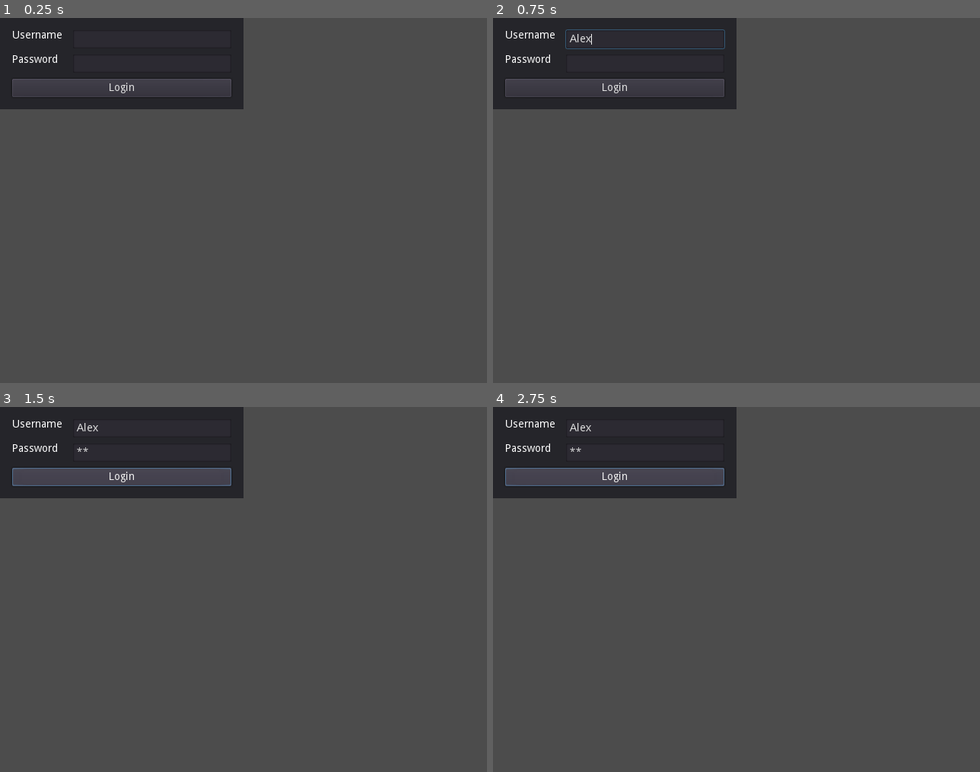
Above: before the commit, frames 1-4 (two rows, left to right).
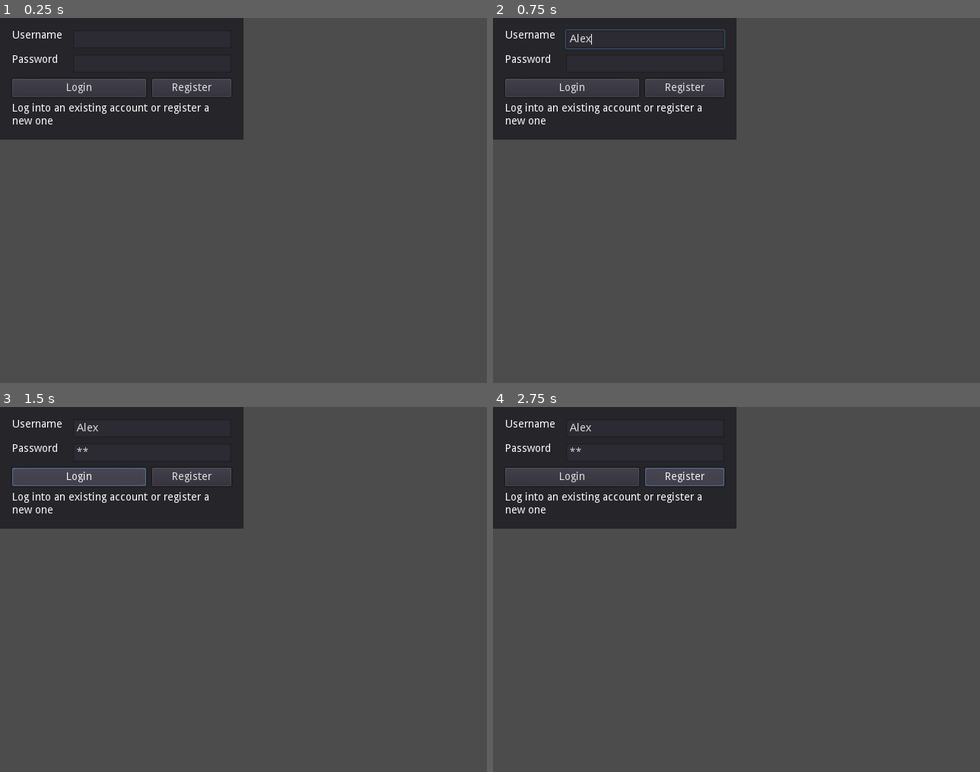
Above: after the commit, the same moments.

Repository: Pixelgamix/MuplonenClient
Game: Godot game, scene res://Dialogs/LoginDialog.tscn
The game is run twice, just before and just after one commit, with the same random seed, the same clock (stepped at 60 frames per second) and the same inputs.
Inputs (mouse positions are in pixels of both pictures, inside the frame that each line leads up to):
- Up to frame 1 (0.25 s): no input
- Up to frame 2 (0.75 s): click (643, 39) at 0.52 s; type "Alex" at 0.6 s
- Up to frame 3 (1.5 s): click (150, 450) at 0.75 s; type "12" at 0.83 s; click "Login" at 1.25 s
- Up to frame 4 (2.75 s): click (682, 476) at 2 s, where only the run after the commit has a clickable "Register"

The runs differ from the first frame. In frame 1, 4.6% of the frame differs, in the area x 0-50%, y 16-34%; in frame 2, 4.6%; in frame 3, 4.7%; in frame 4, 4.7%.

Commit message:
Refactored client to use singleton for connection handling

Diff:
--- a/Dialogs/LoginDialog.gd
+++ b/Dialogs/LoginDialog.gd
@@ -1,39 +1,49 @@
 extends Control
 
+onready var _result_label:Label = $Panel/LabelResult
+onready var _muplonen_network = get_node("/root/MuplonenNetwork")
 
-export var websocket_url:String = "ws://localhost:5000/ws"
+var _function_to_execute_after_connect: String = ""
 
-var _client:WebSocketClient = WebSocketClient.new()
-var _read_buffer:StreamPeerBuffer = StreamPeerBuffer.new()
-var _write_buffer:StreamPeerBuffer = StreamPeerBuffer.new()
+func _ready() -> void:
+	_muplonen_network.register_message_callback(1, funcref(self, "_registration_reply_received"))
+	_muplonen_network.register_message_callback(2, funcref(self, "_login_reply_received"))
 
-func _ready():
-	_client.connect("connection_closed", self, "_closed")
-	_client.connect("connection_error", self, "_closed")
-	_client.connect("connection_established", self, "_connected")
-	_client.connect("data_received", self, "_on_data")
-	var err = _client.connect_to_url(websocket_url)
-	if err != OK:
-		print("Unable to connect")
-		set_process(false)
+func _process(delta: float) -> void:
+	if _muplonen_network.is_connected_to_server() && _function_to_execute_after_connect != "":
+		call(_function_to_execute_after_connect)
+		_function_to_execute_after_connect = ""
 
-func _closed(was_clean:bool = false):
-	print("Closed, clean: ", was_clean)
-	set_process(false)
+func _registration_reply_received(buffer: StreamPeerBuffer) -> void:
+	var success = buffer.get_u8()
+	if success == 0:
+		_result_label.add_color_override("font_color",Color.red)
+	else:
+		_result_label.add_color_override("font_color",Color.green)
+	var text = buffer.get_string()
+	_result_label.text = text
 
-func _connected(proto:String = ""):
-	print("Connected with protocol: ", proto)
+func _login_reply_received(buffer: StreamPeerBuffer) -> void:
+	var success = buffer.get_u8()
+	var text = buffer.get_string()
+	if success == 0:
+		_result_label.add_color_override("font_color",Color.red)
+		_result_label.text = text
+	else:
+		_result_label.add_color_override("font_color",Color.green)
+		_result_label.text = "Login successfull!"
+		_muplonen_network.disconnect_from_server()
 
-func _on_data():
-	_read_buffer.data_array = _client.get_peer(1).get_packet()
-	print("Got data from server: ", _read_buffer.get_string())
+func _on_ButtonLogin_pressed() -> void:
+	_muplonen_network.connect_to_server()
+	_function_to_execute_after_connect = "do_login"
 
-func _process(delta):
-	_client.poll()
+func _on_ButtonRegister_pressed() -> void:
+	_muplonen_network.connect_to_server()
+	_function_to_execute_after_connect = "do_register"
 
-func _on_ButtonLogin_pressed():
-	_write_buffer.clear()
-	_write_buffer.put_u16(1)
-	_write_buffer.put_string($Panel/LineEditUsername.text)
-	_write_buffer.put_string($Panel/LineEditPassword.text)
-	_client.get_peer(1).put_packet( _write_buffer.data_array )
+func do_login() -> void:
+	_muplonen_network.send_account_login_message($Panel/LineEditUsername.text,$Panel/LineEditPassword.text)
+
+func do_register() -> void:
+	_muplonen_network.send_account_registration_message($Panel/LineEditUsername.text,$Panel/LineEditPassword.text)
--- a/Dialogs/LoginDialog.tscn
+++ b/Dialogs/LoginDialog.tscn
@@ -14,7 +14,7 @@
 
 [node name="Panel" type="Panel" parent="."]
 margin_right = 320.0
-margin_bottom = 120.0
+margin_bottom = 160.0
 __meta__ = {
 "_edit_use_anchors_": false
 }
@@ -52,10 +52,29 @@
 [node name="ButtonLogin" type="Button" parent="Panel"]
 margin_left = 16.0
 margin_top = 80.0
-margin_right = 304.0
+margin_right = 192.0
 margin_bottom = 104.0
 text = "Login"
 __meta__ = {
 "_edit_use_anchors_": false
 }
+
+[node name="ButtonRegister" type="Button" parent="Panel"]
+margin_left = 200.0
+margin_top = 80.0
+margin_right = 304.0
+margin_bottom = 104.0
+text = "Register"
+__meta__ = {
+"_edit_use_anchors_": false
+}
+
+[node name="LabelResult" type="Label" parent="Panel"]
+margin_left = 16.0
+margin_top = 112.0
+margin_right = 304.0
+margin_bottom = 136.0
+text = "Log into an existing account or register a new one"
+autowrap = true
 [connection signal="pressed" from="Panel/ButtonLogin" to="." method="_on_ButtonLogin_pressed"]
+[connection signal="pressed" from="Panel/ButtonRegister" to="." method="_on_ButtonRegister_pressed"]
--- /dev/null
+++ b/Network/MuplonenNetwork.gd
@@ -0,0 +1,62 @@
+extends Node
+
+#
+# Handles network interaction with the Muplonen Server
+#
+
+# Host address
+const websocket_url:String = "ws://localhost:5000/ws"
+
+var _client:WebSocketClient = WebSocketClient.new()
+var _read_buffer:StreamPeerBuffer = StreamPeerBuffer.new()
+var _write_buffer:StreamPeerBuffer = StreamPeerBuffer.new()
+var _message_registrations = {}
+
+func _ready() -> void:
+	_client.connect("connection_closed", self, "_closed")
+	_client.connect("connection_error", self, "_closed")
+	_client.connect("connection_established", self, "_connected")
+	_client.connect("data_received", self, "_on_data")
+
+func _process(delta: float) -> void:
+	_client.poll()
+
+func _closed(was_clean:bool = false) -> void:
+	_client.disconnect_from_host()
+	set_process(false)
+
+func _connected(proto:String = "") -> void:
+	set_process(true)
+
+func _on_data() -> void:
+	_read_buffer.data_array = _client.get_peer(1).get_packet()
+	var message_id = _read_buffer.get_u16()
+	var callback = _message_registrations[message_id]
+	callback.call_func(_read_buffer)
+
+func is_connected_to_server() -> bool:
+	return _client.get_connection_status() == 2
+
+func connect_to_server() -> void:
+	_client.disconnect_from_host()
+	_client.connect_to_url(websocket_url)
+
+func disconnect_from_server() -> void:
+	_client.disconnect_from_host()
+
+func register_message_callback(message_id:int, var callback) -> void:
+	_message_registrations[message_id] = callback
+
+func send_account_registration_message(username:String, password:String) -> void:
+	_write_buffer.clear()
+	_write_buffer.put_u16(1)
+	_write_buffer.put_string(username)
+	_write_buffer.put_string(password)
+	_client.get_peer(1).put_packet(_write_buffer.data_array)
+
+func send_account_login_message(username:String, password:String) -> void:
+	_write_buffer.clear()
+	_write_buffer.put_u16(2)
+	_write_buffer.put_string(username)
+	_write_buffer.put_string(password)
+	_client.get_peer(1).put_packet(_write_buffer.data_array)
--- a/project.godot
+++ b/project.godot
@@ -19,6 +19,10 @@
 run/main_scene="res://Dialogs/LoginDialog.tscn"
 config/icon="res://icon.png"
 
+[autoload]
+
+MuplonenNetwork="*res://Network/MuplonenNetwork.gd"
+
 [display]
 
 window/size/width=640
